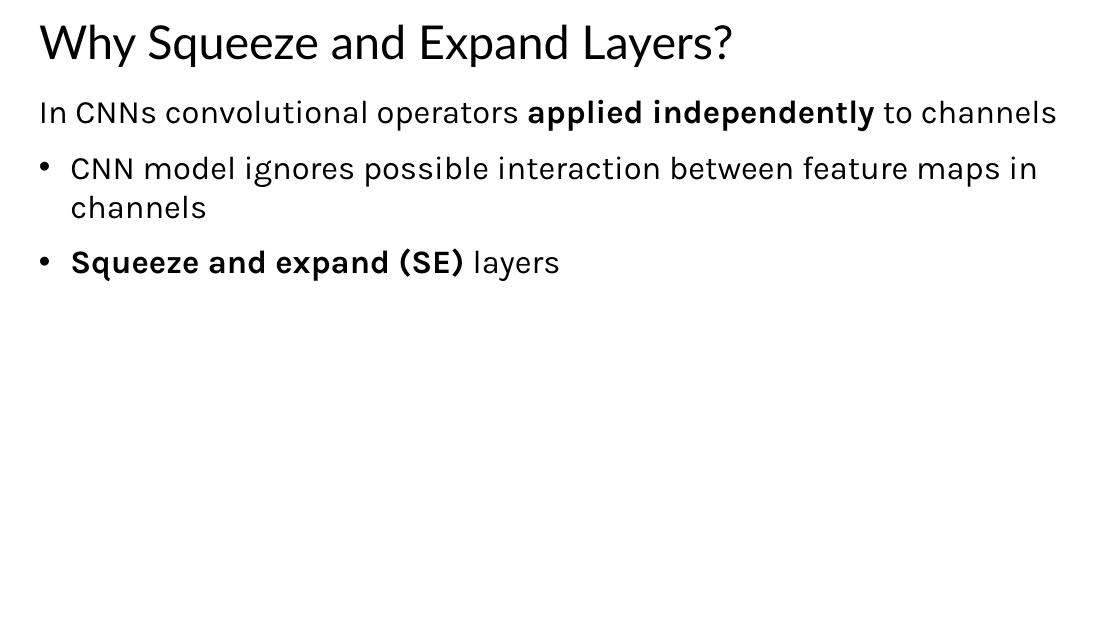
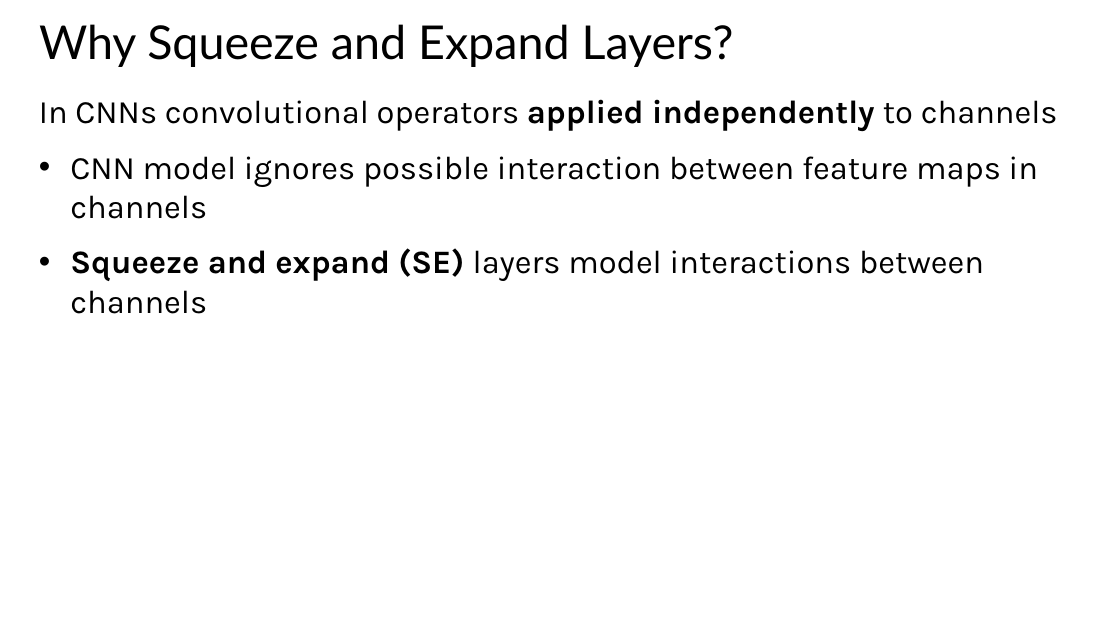
Before and after one commit to StephenElston/CSCI-E25, a slide deck: slide 56 of Slides/6_ConvolutionalNNs.pptx. Drawn at 1120x630 pixels with LibreOffice and Linux fonts; fonts in the diff are those of the drawing. Boxes give left, top, right and bottom in pixels: in the first picture for what was removed or moved away, otherwise in the second. Text is boxed around its words. In the diff, an @@ line names an element or a change of style, - is before the commit and + after.

Commit message:
Added SE layer slide

```diff
--- a/Slides/6_ConvolutionalNNs.pptx
+++ b/Slides/6_ConvolutionalNNs.pptx
@@ text at (70, 248, 984, 314): text changed; bold off @@
-• Squeeze and expand (SE) layers
+• Squeeze and expand (SE) layers model interactions between channels
```
